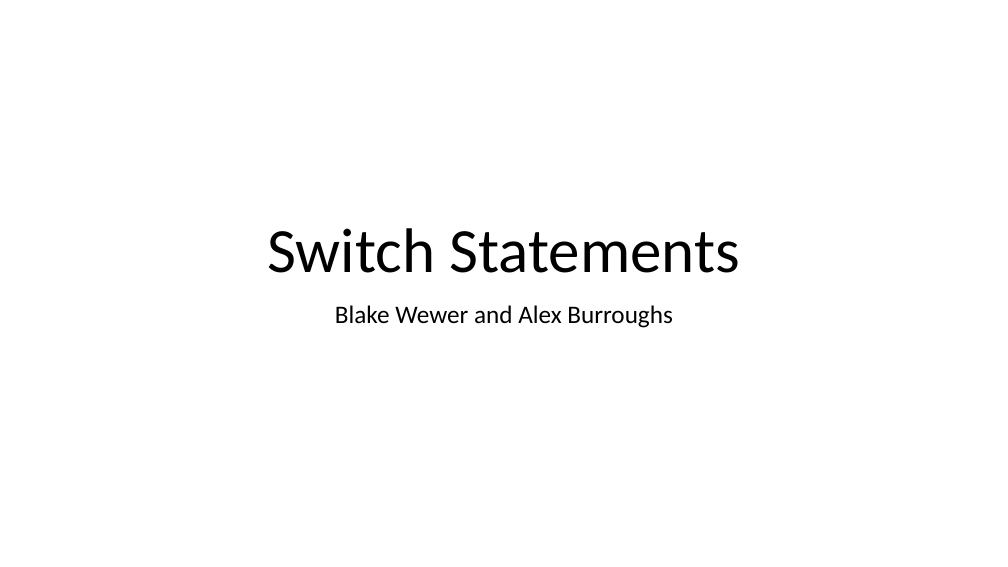
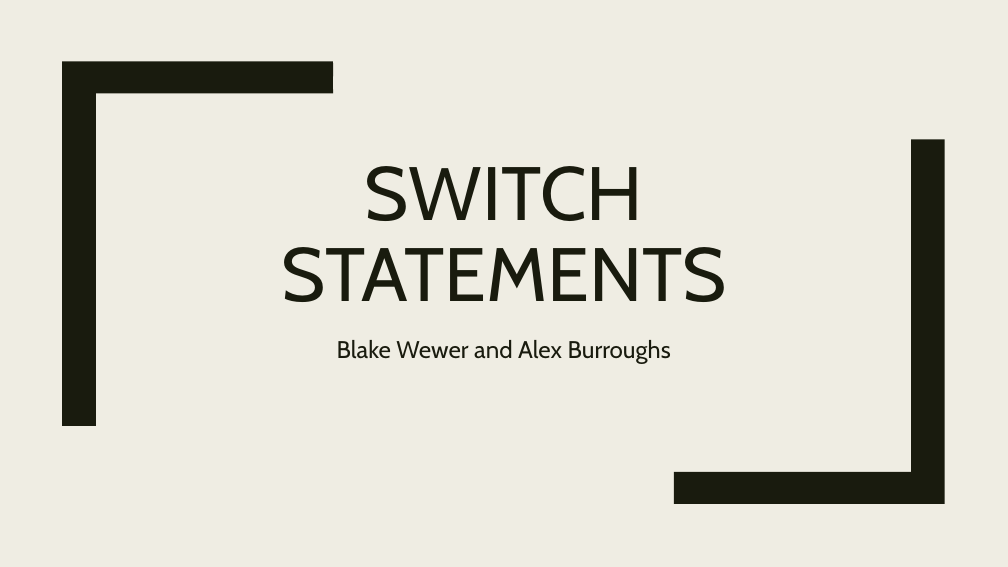
Before and after one commit to BlakeWewer/CIS-450, a slide deck: slide 1 of Assignment5/Wewer_Blake/slides.pptx. Drawn at 1008x567 pixels with LibreOffice and Linux fonts; fonts in the diff are those of the drawing. Boxes give left, top, right and bottom in pixels: in the first picture for what was removed or moved away, otherwise in the second. Text is boxed around its words. In the diff, an @@ line names an element or a change of style, - is before the commit and + after.

```diff
--- a/Assignment5/Wewer_Blake/slides.pptx
+++ b/Assignment5/Wewer_Blake/slides.pptx
@@ background #FFFFFF to #EFEDE3 @@
@@ freeform shape added at [62, 61, 333, 426], fill #191B0E @@
@@ freeform shape added at [675, 139, 945, 504], fill #191B0E @@
@@ title at [281, 166, 727, 302]: text changed; size 60 to 72 pt; font Calibri to Cabin; text colour #000000 to #191B0E @@
-Switch Statements
+SWITCH STATEMENTS
@@ subtitle "Blake Wewer and Alex Burroughs": place and size @@
-subtitle "Blake Wewer and Alex Burroughs" at [335, 305, 673, 328]
+subtitle "Blake Wewer and Alex Burroughs" at [337, 340, 671, 364]
@@ subtitle "Blake Wewer and Alex Burroughs" at [337, 340, 671, 364]: size 24 to 23 pt, font Calibri to Cabin, text colour #000000 to #191B0E; line spacing 0.9 to 1.12; less space between paragraphs @@
```
Also in this commit, not shown: 1 slide added, 1 slide removed, 3 other files.
